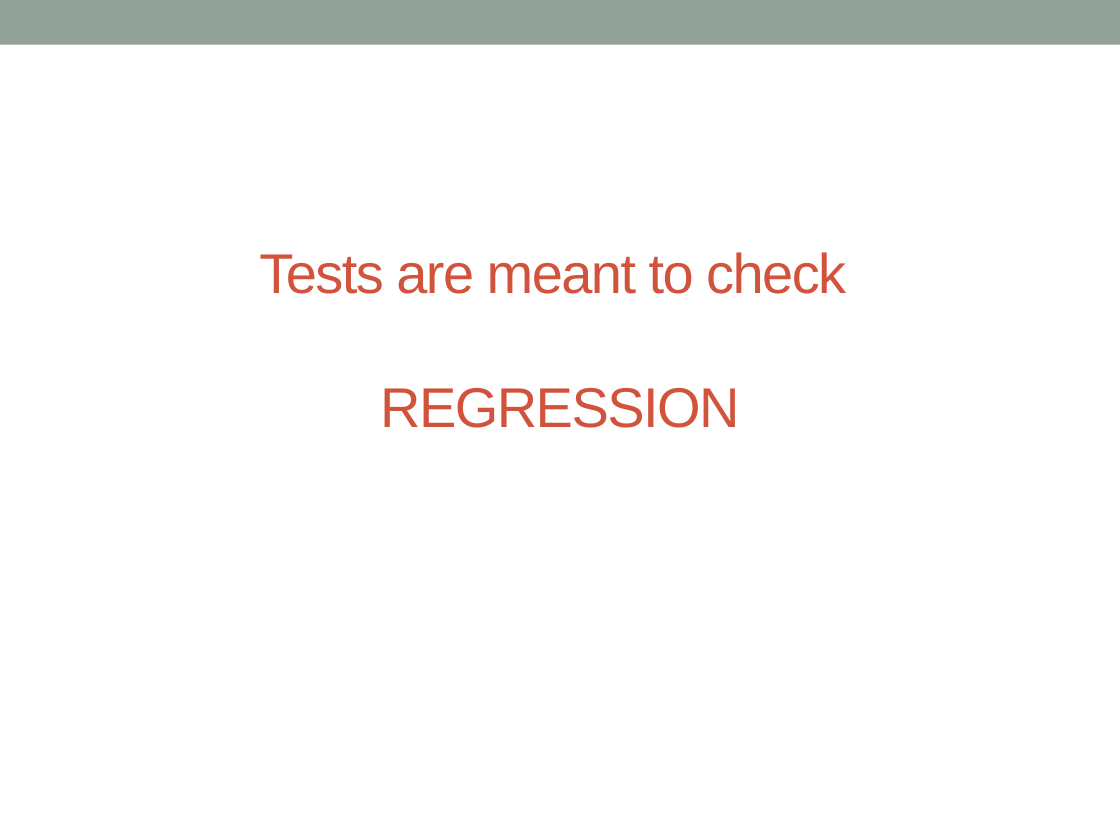
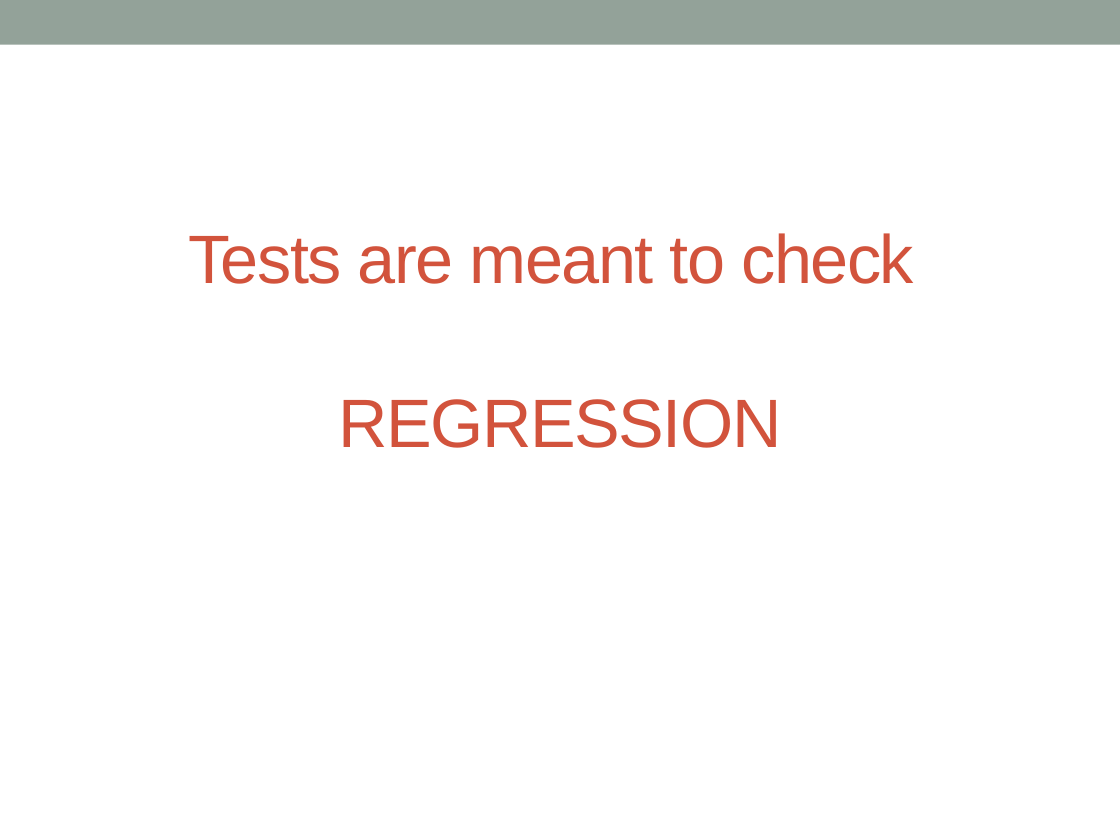
Before and after one commit to prateekbaheti/anatomy_of_a_good_report, a slide deck: slide 17 of vodqa.pptx. Drawn at 1120x840 pixels with LibreOffice and Linux fonts; fonts in the diff are those of the drawing. Boxes give left, top, right and bottom in pixels: in the first picture for what was removed or moved away, otherwise in the second. Text is boxed around its words. In the diff, an @@ line names an element or a change of style, - is before the commit and + after.

```diff
--- a/vodqa.pptx
+++ b/vodqa.pptx
@@ title "Tests are meant to check ..." at bbox=[188, 233, 914, 448]: size 36 to 44 pt @@
```
Also in this commit, not shown: 2 other slides changed.
